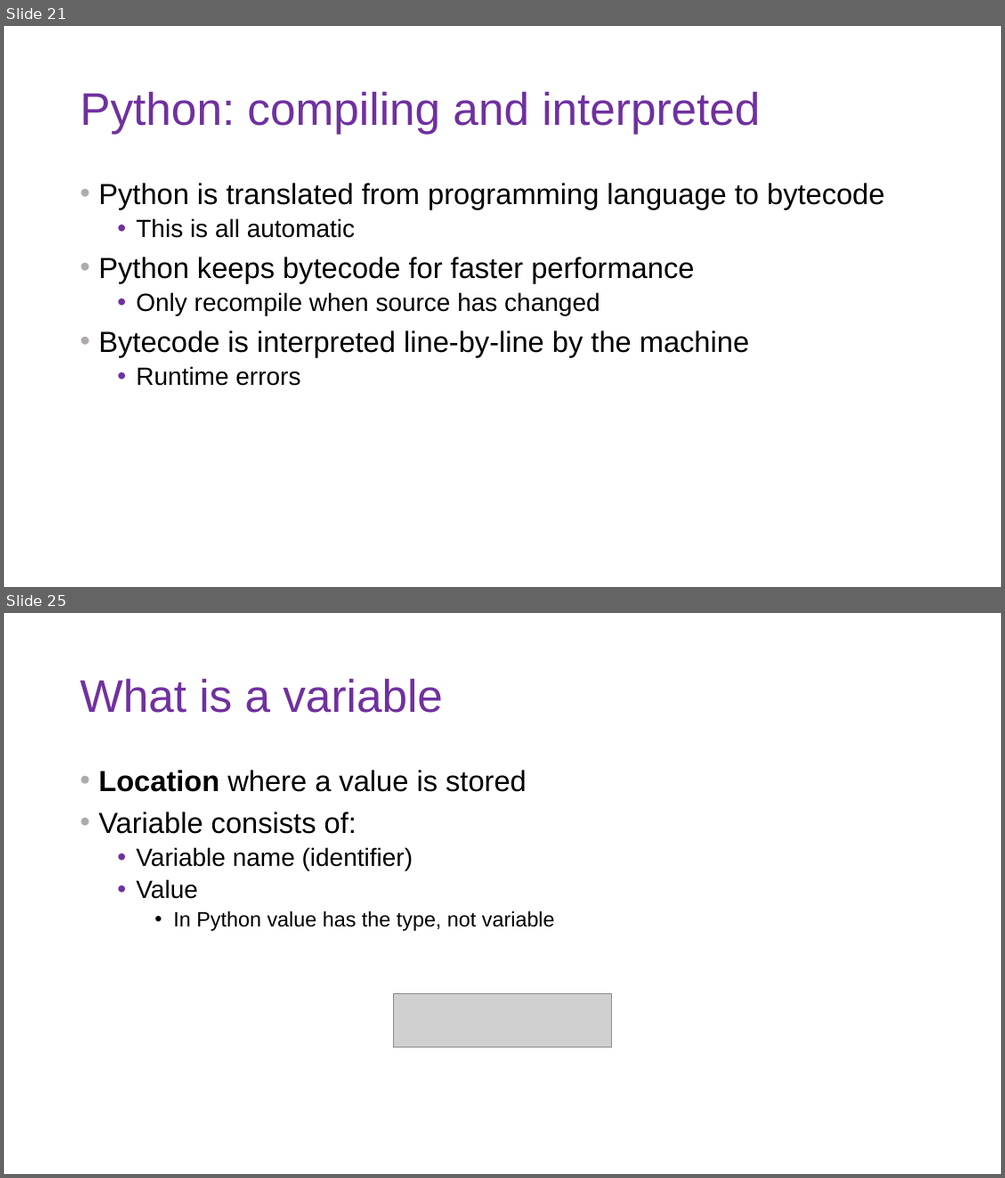
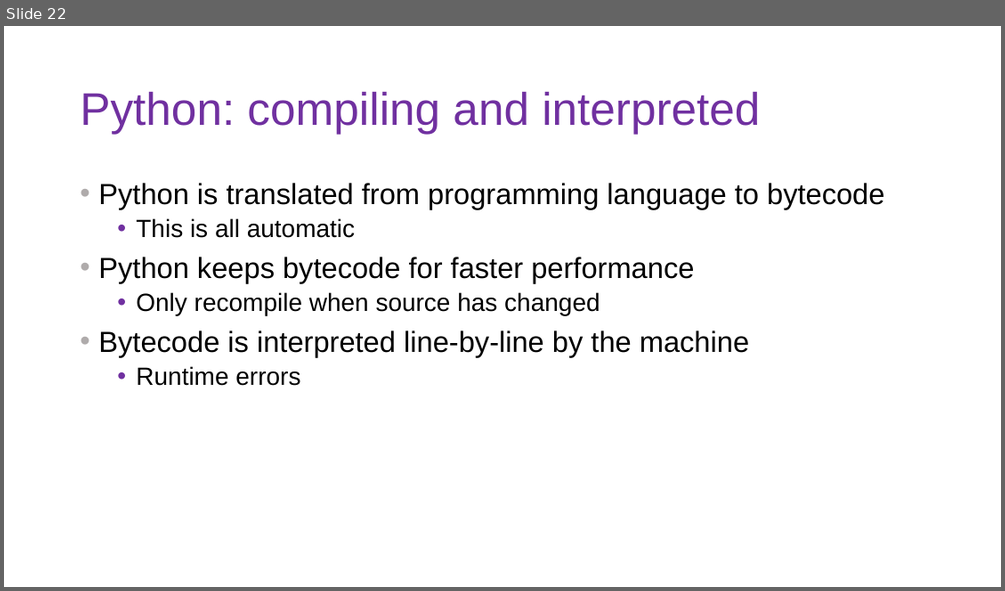
Before and after one commit to DoriMG/SN_python_course, a slide deck: lectures/1_intro_cs.pptx. Shown one above the other, each under a label of ours: slides 21 and 25 before the commit, slide 22 after it; the slides between them are not shown. The pictures are 1005x1178 and 1005x591 pixels, drawn with LibreOffice and Linux fonts; fonts in the diff are those of the drawing; grey boxes stand for pictures. Boxes give left, top, right and bottom in pixels: in the first picture for what was removed or moved away, otherwise in the second. Text is boxed around its words. In the diff, an @@ line names an element or a change of style, - is before the commit and + after.

```diff
--- a/lectures/1_intro_cs.pptx
+++ b/lectures/1_intro_cs.pptx
@@ slide 25 removed at <box>4,613,1001,1174</box>, background #FFFFFF @@
@@ title removed at <box>80,679,443,713</box> @@
-What is a variable
@@ text removed at <box>98,770,555,931</box> @@
-• Location where a value is stored
-• Variable consists of:
-  • Variable name (identifier)
-  • Value
-    • In Python value has the type, not variable
@@ picture removed at <box>394,994,611,1047</box> @@
@@ what was slide 21 is now slide 22 @@
```
Also in this commit, not shown: 6 slides added, 11 other slides removed, 40 other files.
